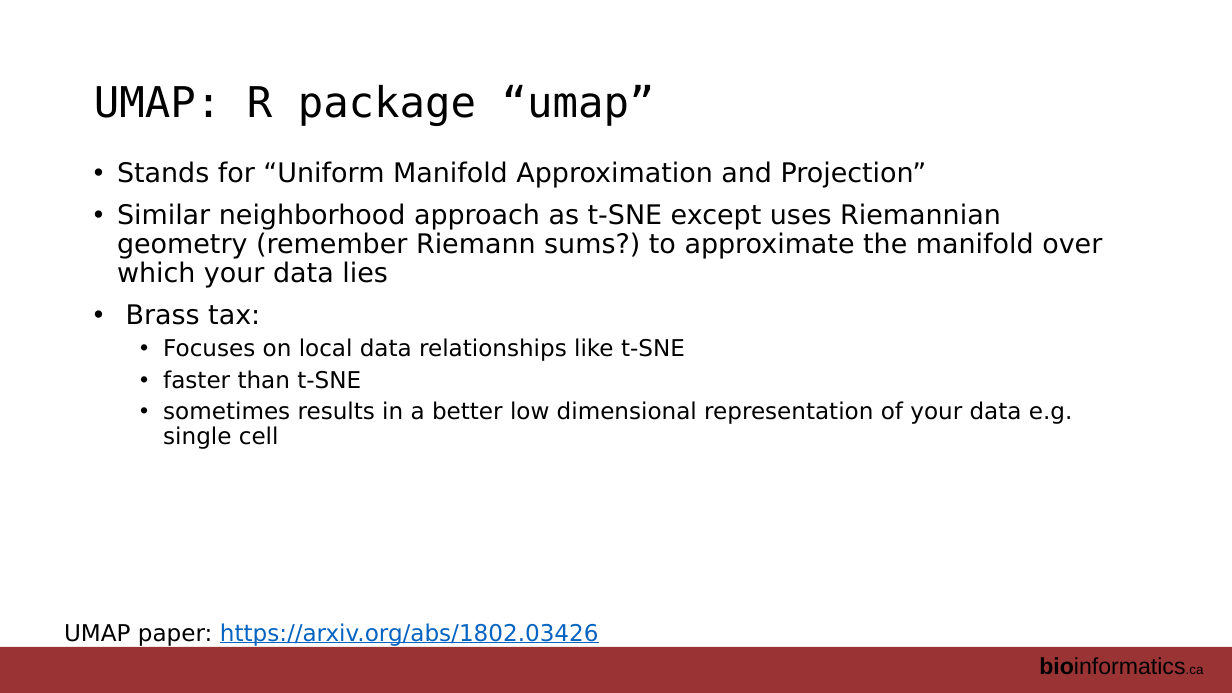
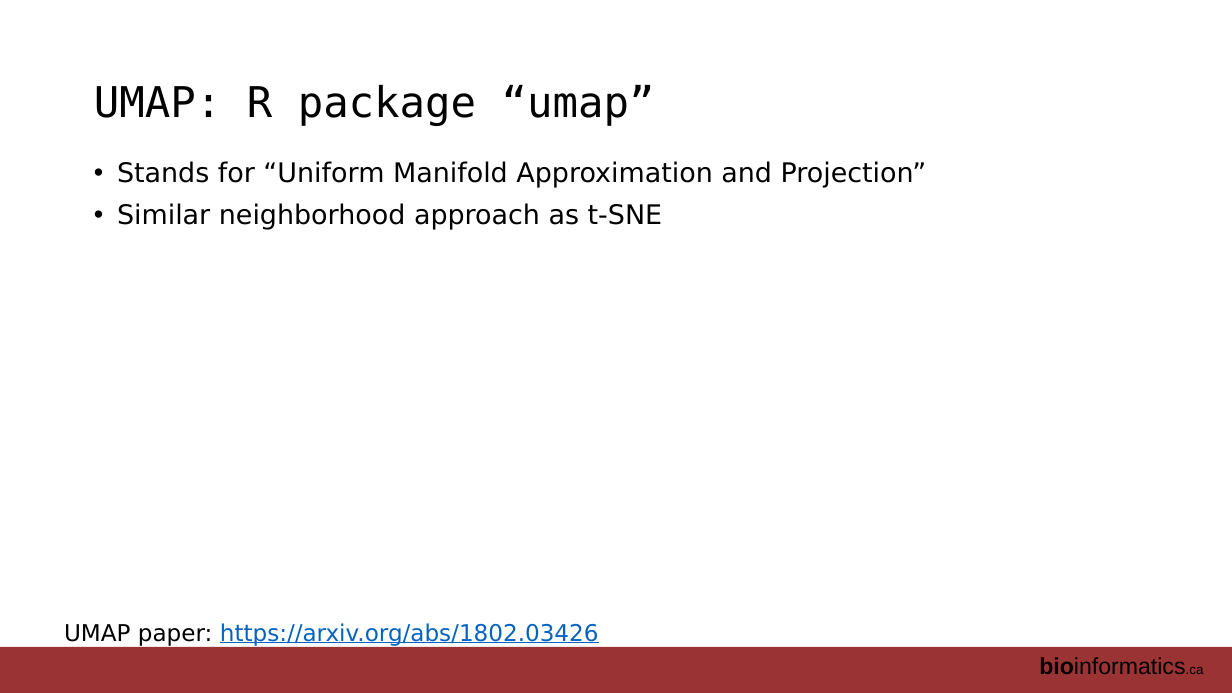
Before and after one commit to RealPaiLab/CBW_AUR2023, a slide deck: slide 37 of book/lectures/AUR_2023_Module2_DimensionReduction.pptx (slide 17 before the commit). Drawn at 1232x693 pixels with LibreOffice and Linux fonts; fonts in the diff are those of the drawing. Boxes give left, top, right and bottom in pixels: in the first picture for what was removed or moved away, otherwise in the second. Text is boxed around its words. In the diff, an @@ line names an element or a change of style, - is before the commit and + after.

```diff
--- a/book/lectures/AUR_2023_Module2_DimensionReduction.pptx
+++ b/book/lectures/AUR_2023_Module2_DimensionReduction.pptx
@@ text at [117, 203, 663, 229]: text changed @@
-• Similar neighborhood approach as t-SNE except uses Riemannian geometry (remember Riemann sums?) to approximate the manifold over which your data lies
-• Brass tax:
-  • Focuses on local data relationships like t-SNE
-  • faster than t-SNE
-  • sometimes results in a better low dimensional representation of your data e.g. single cell
+• Similar neighborhood approach as t-SNE
```
Also in this commit, not shown: 6 other slides changed, 26 slides added, 6 slides removed.
